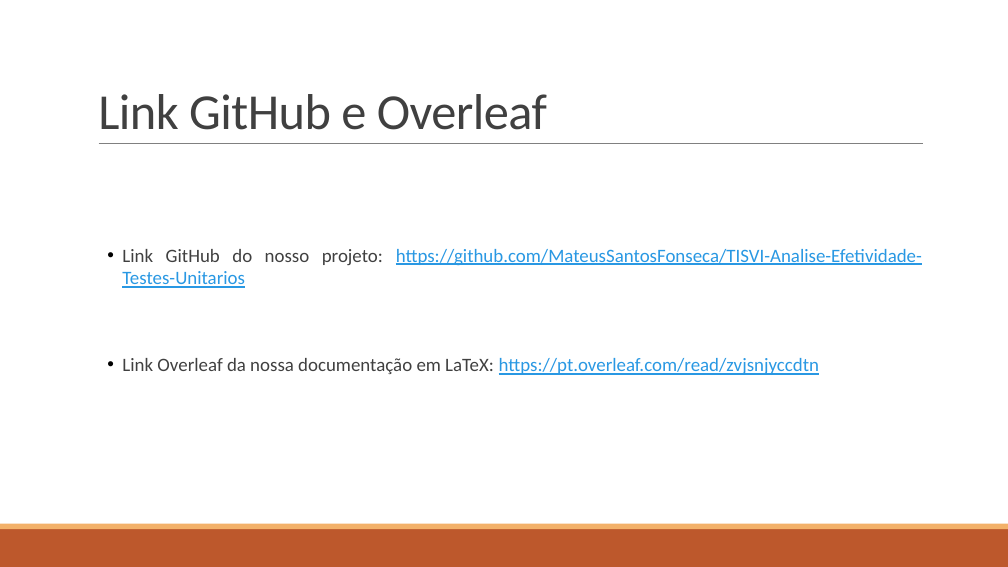
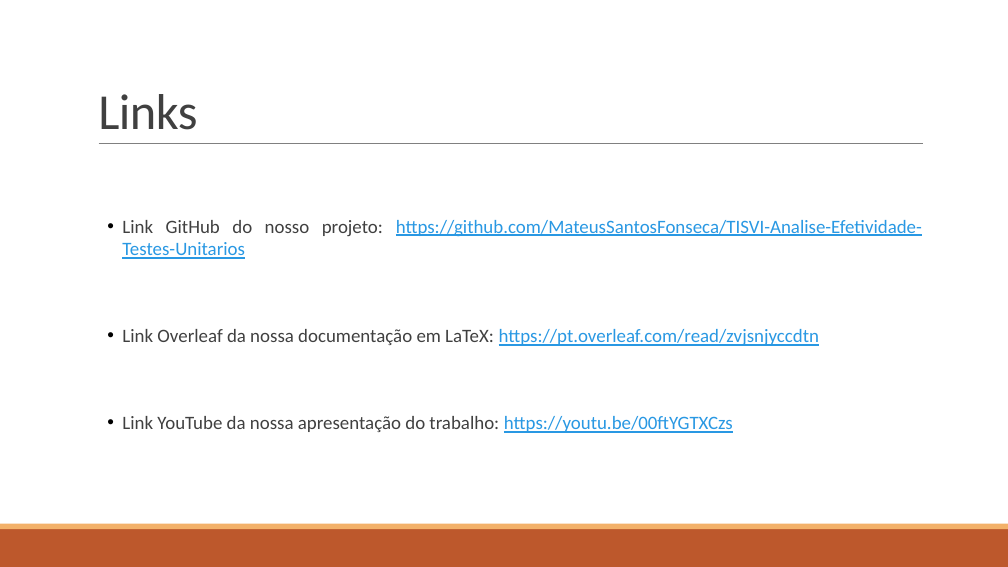
Before and after one commit to MateusSantosFonseca/TISVI-Analise-Efetividade-Testes-Unitarios, a slide deck: slide 23 of Documentos/Sprint 4 - Final/Apresentacao.pptx. Drawn at 1008x567 pixels with LibreOffice and Linux fonts; fonts in the diff are those of the drawing. Boxes give left, top, right and bottom in pixels: in the first picture for what was removed or moved away, otherwise in the second. Text is boxed around its words. In the diff, an @@ line names an element or a change of style, - is before the commit and + after.

Commit message:
Alterando apresentação final

```diff
--- a/Documentos/Sprint 4 - Final/Apresentacao.pptx
+++ b/Documentos/Sprint 4 - Final/Apresentacao.pptx
@@ title at <box>98,94,197,130</box>: text changed @@
-Link GitHub e Overleaf
+Links
@@ text at <box>122,416,733,433</box>: paragraph added @@
+  • Link YouTube da nossa apresentação do trabalho: https://youtu.be/00ftYGTXCzs
```
Also in this commit, not shown: 2 other files.
